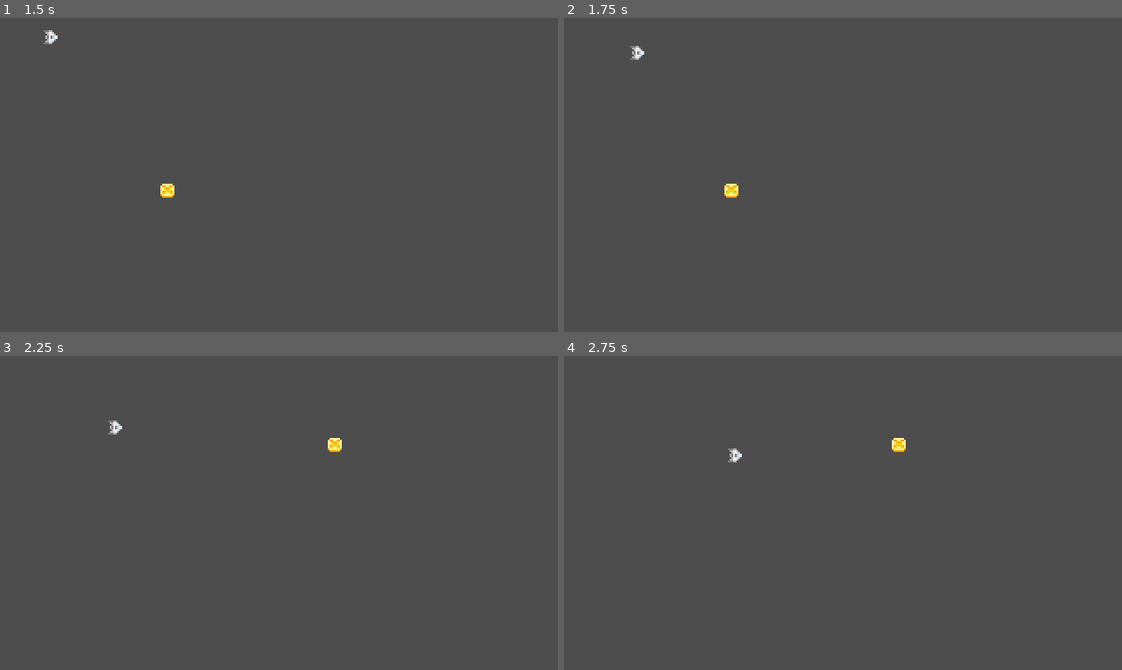
Above: before the commit, frames 1-4 (two rows, left to right).
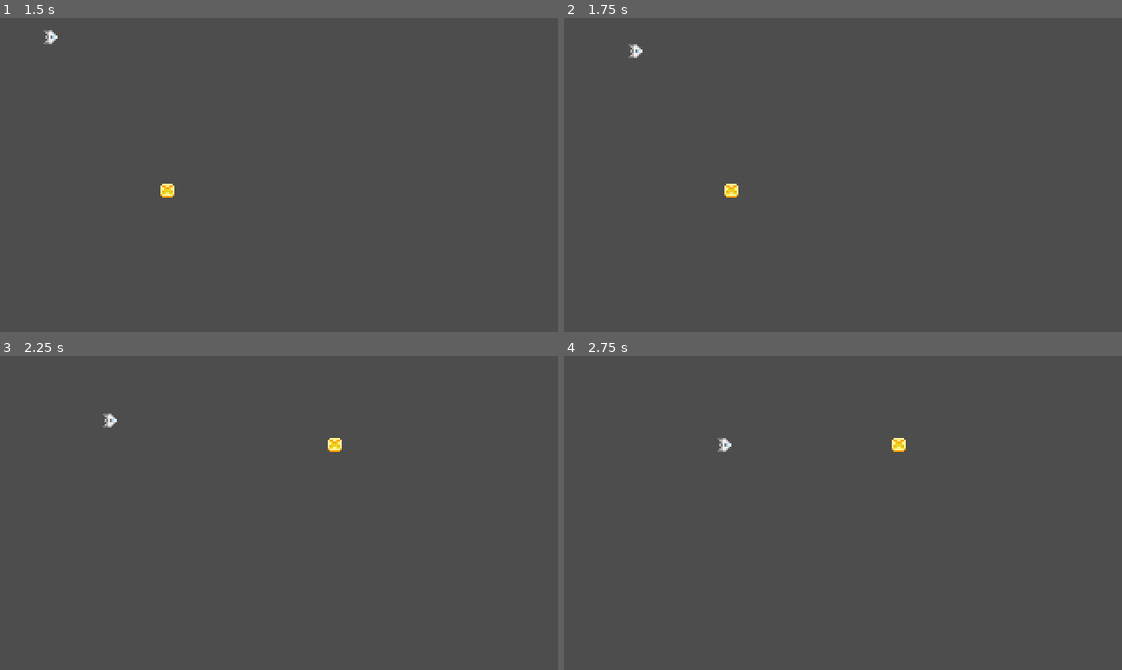
Above: after the commit, the same moments.

Repository: sanjaybv/toy-shooter
Game: Godot game, scene res://world.tscn
The game is run twice, just before and just after one commit, with the same random seed, the same clock (stepped at 60 frames per second) and the same inputs.
Inputs (mouse positions are in pixels of both pictures, inside the frame that each line leads up to):
- Up to frame 1 (1.5 s): tap Enter at 0.5 s; move the mouse to (401, 159) at 0.52 s; press the mouse at (401, 159) at 0.53 s; move the mouse to (167, 190) at 1.27 s; release the mouse at (167, 190) at 1.28 s; click (167, 190) at 1.35 s
- Up to frame 2 (1.75 s): no input
- Up to frame 3 (2.25 s): move the mouse to (334, 443) at 2.02 s; press the mouse at (334, 443) at 2.03 s
- Up to frame 4 (2.75 s): no input

Frame 1 is identical in both runs. In frame 2, less than 0.1% of the frame differs, in the area x 11-15%, y 8-14%; in frame 3, 0.1%; in frame 4, 0.2%, in the area x 27-32%, y 26-34%.

Commit message:
arrive at a desired position away

Diff:
--- a/Spaceship.gd
+++ b/Spaceship.gd
@@ -1,16 +1,23 @@
 extends RigidBody2D
 
 const MAX_SPEED: int = 100
+const DESIRED_LENGTH_AWAY: int = 25
 
 @onready var navigation = $NavigationAgent2D
 
 func _physics_process(delta):
 	if !navigation.is_target_reached():
 		var distance = navigation.get_next_path_position() - global_position
-		var speed: int = min(MAX_SPEED, distance.length())
+		var speed: int = min(MAX_SPEED, distance.length()) # for slow arrival behavior
 		var desired_velocity: Vector2 = distance.normalized() * speed
 		var force = desired_velocity - linear_velocity
 		apply_central_force(force)
 
+	# TODO: rotate to face the target
+
 func _on_target_target_moved(new_position: Vector2):
-	navigation.target_position = new_position
+	var to_target = (new_position - position)
+	var desired_position_local = to_target.normalized() * (to_target.length() - DESIRED_LENGTH_AWAY)
+	var desired_position_global = get_global_transform_with_canvas() * desired_position_local
+
+	navigation.target_position = desired_position_global
--- a/world.tscn
+++ b/world.tscn
@@ -37,7 +37,6 @@
 [node name="Spaceship" type="RigidBody2D" parent="."]
 collision_layer = 0
 collision_mask = 0
-inertia = 1.0
 gravity_scale = 0.0
 script = ExtResource("1_gexe2")
 
